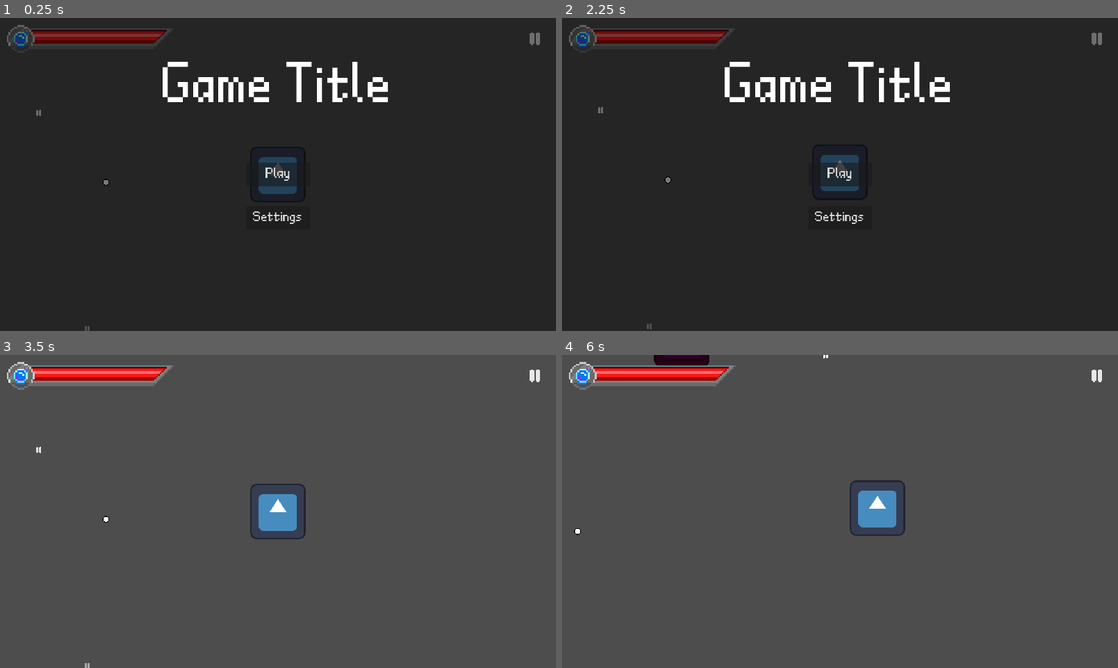
Above: before the commit, frames 1-4 (two rows, left to right).
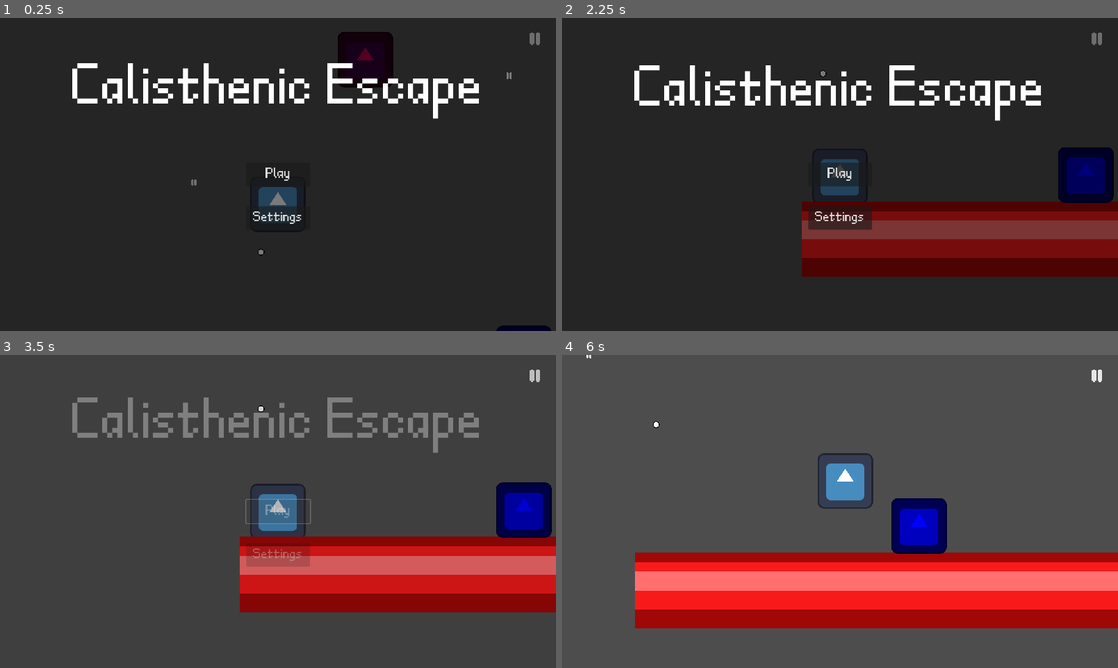
Above: after the commit, the same moments.

Repository: Lelie-l/CompUOLCSSC
Game: Godot game, scene res://Scenes/Levels/level.tscn
Same seed, same stepped clock (60 frames per second), same inputs: the game is played once before the commit and once after it. The engine's default icon, where the game draws it, is replaced by a stand-in: a white triangle on a blue panel in a dark square.
Inputs (mouse positions are in pixels of both pictures, inside the frame that each line leads up to):
- Up to frame 1 (0.25 s): no input
- Up to frame 2 (2.25 s): click (1095, 39) at 0.5 s; click "Settings" at 1.25 s; click "Return" at 2 s
- Up to frame 3 (3.5 s): click "Play" at 2.75 s
- Up to frame 4 (6 s): click (840, 511) at 3.5 s, where only the run after the commit has a clickable "Play"; tap Enter at 4.25 s; move the mouse to (962, 495) at 4.27 s; hold Space (space, bound only after the commit) 4.28-5.03 s; hold D (right) 4.28-5.78 s; tap W (up) at 4.52, 4.55, 4.82, 5.1, 5.27, 5.57 s; move the mouse to (728, 527) at 5.02 s; tap Space (space, bound only after the commit) at 5.3 s; move the mouse to (895, 442) at 5.77 s; hold A (left) from 5.78 s (still down); hold Space (space, bound only after the commit) from 5.78 s (still down)

The runs differ from the first frame. In frame 1, 7.4% of the frame differs, in the area x 1-100%, y 2-100%; in frame 2, 21%; in frame 3, 21%; in frame 4, 27%, in the area x 1-100%, y 0-88%.

Commit message:
Player Movement

Diff:
--- a/Scenes/Levels/level.tscn
+++ b/Scenes/Levels/level.tscn
@@ -14,6 +14,13 @@
 [ext_resource type="PackedScene" uid="uid://dd1fvp6pte6vp" path="res://Scenes/UI/health_bar.tscn" id="9_wn55x"]
 [ext_resource type="Texture2D" uid="uid://dk45kwc4vbwtv" path="res://Sprites/UI/SliderGrabber.png" id="11_ar7cl"]
 [ext_resource type="Texture2D" uid="uid://dwmmgsyfxts1d" path="res://icon.svg" id="12_mmavn"]
+[ext_resource type="Texture2D" uid="uid://cqq4eu1myya7v" path="res://Sprites/UI/HealthBar/HealthBar.png" id="15_n7hkx"]
+
+[sub_resource type="RectangleShape2D" id="RectangleShape2D_lsfkj"]
+size = Vector2(1628, 133)
+
+[sub_resource type="RectangleShape2D" id="RectangleShape2D_l7y7o"]
+size = Vector2(128, 128)
 
 [node name="Level" type="Node2D" node_paths=PackedStringArray("camera", "player", "redflash")]
 script = ExtResource("1_e2dhp")
@@ -22,7 +29,7 @@
 redflash = NodePath("CanvasLayer/RedFlash")
 
 [node name="PlaceHolder (Delete This)" type="Sprite2D" parent="."]
-position = Vector2(-551, -142)
+position = Vector2(-194, 30)
 texture = ExtResource("5_27ox0")
 
 [node name="PauseH" type="Sprite2D" parent="PlaceHolder (Delete This)"]
@@ -44,6 +51,8 @@
 
 [node name="Camera2D" parent="." node_paths=PackedStringArray("player") instance=ExtResource("7_0jc4h")]
 player = NodePath("../Player")
+boundaries = Vector2(5120, 3000)
+max_speed = 1000
 
 [node name="Player" parent="." instance=ExtResource("2_i5rbt")]
 
@@ -52,6 +61,7 @@
 [node name="RedFlash" parent="CanvasLayer" instance=ExtResource("9_f62e1")]
 
 [node name="HealthBar" parent="CanvasLayer" node_paths=PackedStringArray("player") instance=ExtResource("9_wn55x")]
+visible = false
 player = NodePath("../../Player")
 
 [node name="Pause" parent="CanvasLayer" node_paths=PackedStringArray("pause_screen") instance=ExtResource("3_pacft")]
@@ -66,3 +76,24 @@
 
 [node name="Settings" parent="CanvasLayer" instance=ExtResource("4_c3cnt")]
 visible = false
+
+[node name="StaticBody2D" type="StaticBody2D" parent="."]
+
+[node name="Sprite2D" type="Sprite2D" parent="StaticBody2D"]
+position = Vector2(768, 593)
+scale = Vector2(21.9295, 21.6875)
+texture = ExtResource("15_n7hkx")
+
+[node name="CollisionShape2D" type="CollisionShape2D" parent="StaticBody2D"]
+position = Vector2(708, 553)
+shape = SubResource("RectangleShape2D_lsfkj")
+
+[node name="StaticBody2D2" type="StaticBody2D" parent="."]
+position = Vector2(566, 423)
+
+[node name="Sprite2D" type="Sprite2D" parent="StaticBody2D2"]
+modulate = Color(0, 0, 1, 1)
+texture = ExtResource("12_mmavn")
+
+[node name="CollisionShape2D" type="CollisionShape2D" parent="StaticBody2D2"]
+shape = SubResource("RectangleShape2D_l7y7o")
--- a/Scenes/Levels/main_menu.tscn
+++ b/Scenes/Levels/main_menu.tscn
@@ -1,8 +1,44 @@
-[gd_scene load_steps=4 format=3 uid="uid://c1wqsr211losi"]
+[gd_scene load_steps=7 format=3 uid="uid://c1wqsr211losi"]
 
 [ext_resource type="Script" path="res://Scripts/Levels/main_menu.gd" id="1_5ppt0"]
 [ext_resource type="FontFile" uid="uid://bs15oe3x0itwd" path="res://Fonts/test.ttf" id="2_s7nlr"]
 [ext_resource type="PackedScene" uid="uid://gpyo8xrl20b8" path="res://Scenes/UI/text_button.tscn" id="3_wja8w"]
+
+[sub_resource type="Animation" id="Animation_7dgls"]
+resource_name = "play"
+tracks/0/type = "value"
+tracks/0/imported = false
+tracks/0/enabled = true
+tracks/0/path = NodePath(".:modulate")
+tracks/0/interp = 1
+tracks/0/loop_wrap = true
+tracks/0/keys = {
+"times": PackedFloat32Array(0, 1),
+"transitions": PackedFloat32Array(1, 1),
+"update": 0,
+"values": [Color(1, 1, 1, 1), Color(1, 1, 1, 0)]
+}
+
+[sub_resource type="Animation" id="Animation_7r3fs"]
+length = 0.001
+tracks/0/type = "value"
+tracks/0/imported = false
+tracks/0/enabled = true
+tracks/0/path = NodePath(".:modulate")
+tracks/0/interp = 1
+tracks/0/loop_wrap = true
+tracks/0/keys = {
+"times": PackedFloat32Array(0),
+"transitions": PackedFloat32Array(1),
+"update": 0,
+"values": [Color(1, 1, 1, 1)]
+}
+
+[sub_resource type="AnimationLibrary" id="AnimationLibrary_r23no"]
+_data = {
+"RESET": SubResource("Animation_7r3fs"),
+"play": SubResource("Animation_7dgls")
+}
 
 [node name="MainMenu" type="ColorRect"]
 process_mode = 3
@@ -14,6 +50,46 @@
 color = Color(0, 0, 0, 0.521569)
 script = ExtResource("1_5ppt0")
 
+[node name="Cover1" type="TextureRect" parent="."]
+layout_mode = 1
+anchors_preset = 15
+anchor_right = 1.0
+anchor_bottom = 1.0
+grow_horizontal = 2
+grow_vertical = 2
+
+[node name="Cover2" type="TextureRect" parent="."]
+layout_mode = 1
+anchors_preset = 15
+anchor_right = 1.0
+anchor_bottom = 1.0
+grow_horizontal = 2
+grow_vertical = 2
+
+[node name="Cover3" type="TextureRect" parent="."]
+layout_mode = 1
+anchors_preset = 15
+anchor_right = 1.0
+anchor_bottom = 1.0
+grow_horizontal = 2
+grow_vertical = 2
+
+[node name="Cover4" type="TextureRect" parent="."]
+layout_mode = 1
+anchors_preset = 15
+anchor_right = 1.0
+anchor_bottom = 1.0
+grow_horizontal = 2
+grow_vertical = 2
+
+[node name="Cover5" type="TextureRect" parent="."]
+layout_mode = 1
+anchors_preset = 15
+anchor_right = 1.0
+anchor_bottom = 1.0
+grow_horizontal = 2
+grow_vertical = 2
+
 [node name="Title" type="Label" parent="."]
 layout_mode = 1
 anchors_preset = 8
@@ -21,15 +97,15 @@
 anchor_top = 0.5
 anchor_right = 0.5
 anchor_bottom = 0.5
-offset_left = -421.0
+offset_left = -640.0
 offset_top = -260.0
-offset_right = 421.0
+offset_right = 640.0
 offset_bottom = -131.0
 grow_horizontal = 2
 grow_vertical = 2
 theme_override_fonts/font = ExtResource("2_s7nlr")
 theme_override_font_sizes/font_size = 128
-text = "Game Title"
+text = "Calisthenic Escape"
 horizontal_alignment = 1
 
 [node name="Play" parent="." instance=ExtResource("3_wja8w")]
@@ -41,5 +117,11 @@
 offset_bottom = 127.0
 text = "Settings"
 
+[node name="AnimationPlayer" type="AnimationPlayer" parent="."]
+libraries = {
+"": SubResource("AnimationLibrary_r23no")
+}
+
 [connection signal="button_up" from="Play" to="." method="_on_play_button_up"]
 [connection signal="button_up" from="Settings" to="." method="_on_settings_button_up"]
+[connection signal="animation_finished" from="AnimationPlayer" to="." method="_on_animation_player_animation_finished"]
--- a/Scripts/Global.gd
+++ b/Scripts/Global.gd
@@ -1,4 +1,6 @@
 extends Node
+
+var main_menu = true
 
 var node_parent = null
 var player = null
--- a/Scripts/Levels/main_menu.gd
+++ b/Scripts/Levels/main_menu.gd
@@ -2,8 +2,35 @@
 
 @export var settings:Control
 
+var cover_pos = []
+
+var time:float = 0.0
+
+signal started
+
+func _ready() -> void:
+	cover_pos.append($Cover1.position)
+	cover_pos.append($Cover2.position)
+	cover_pos.append($Cover3.position)
+	cover_pos.append($Cover4.position)
+	cover_pos.append($Cover5.position)
+
 func play() -> void:
-	hide()
+	Global.main_menu = false
+	started.emit()
+	$AnimationPlayer.play("play")
+
+func _process(delta: float) -> void:
+	time += delta
+	$Title.position.y = sin(time)*10 + 100
+
+	var mouse_pos = get_global_mouse_position() - Vector2(DisplayServer.screen_get_size())/2
+
+	$Cover1.position = cover_pos[0] - mouse_pos * 0.01
+	$Cover2.position = cover_pos[1] - mouse_pos * 0.021
+	$Cover3.position = cover_pos[2] - mouse_pos * 0.0234
+	$Cover4.position = cover_pos[3] - mouse_pos * 0.06
+	$Cover5.position = cover_pos[4] - mouse_pos * 0.2
 
 func _on_play_button_up() -> void:
 	play()
@@ -11,3 +38,7 @@
 func _on_settings_button_up() -> void:
 	if is_instance_valid(settings):
 		settings.show()
+
+
+func _on_animation_player_animation_finished(_anim_name: StringName) -> void:
+	hide()
--- a/Scripts/Objects/player.gd
+++ b/Scripts/Objects/player.gd
@@ -1,13 +1,16 @@
 extends CharacterBody2D
 
 # Exports
-@export var max_speed:int = 200
-@export var acceleration:float = 8
+@export var max_speed:int = 400
+@export var coyote_time :float= 0.15
+@export var acceleration:float = 16
 @export var max_health:int = 100
 
 # Movement Variables
 var dir := Vector2.ZERO
 var speed:float = 200
+var time_from_land = 0
+var jump_time = 0
 
 # Player Properties
 var health:int = 100
@@ -22,9 +25,28 @@
 
 func _physics_process(delta: float) -> void:
 	# Handles Direction and Player Input
-	var target_dir = Vector2(Input.get_axis("left", "right"), Input.get_axis("up", "down"))
-	dir = dir.move_toward(target_dir, delta*acceleration)
+	var target_dir = Vector2.ZERO
+	target_dir.x = Input.get_axis("left", "right")
+	dir.x = move_toward(dir.x, target_dir.x, delta*acceleration)
 
+	if is_on_floor():
+		time_from_land = 0
+		dir.y = 0
+	else:
+		time_from_land += delta
+		dir.y += 2400*delta
+
+	print(jump_time)
+	if Input.is_action_pressed("space"):
+		if time_from_land < coyote_time:
+			jump_time += delta*10
+			jump_time = min(jump_time, 1)
+			dir.y -= 340 - 340*(jump_time)
+			print(dir.y)
+		else:
+			jump_time = 0
+
+	#yaser252
 	# Handles Horizontal Sprite Flipping
 	if dir.x > 0:
 		$Sprite.flip_h = false
@@ -32,7 +54,7 @@
 		$Sprite.flip_h = true
 
 	# Handles Final Movement
-	velocity = dir * speed
+	velocity = Vector2(dir.x * speed, dir.y)
 	move_and_slide()
 
 func hit(dmg:int):
--- a/Scripts/audio_handler.gd
+++ b/Scripts/audio_handler.gd
@@ -14,8 +14,8 @@
 	if audio_variety.size() >= 1:
 		file_name = "res://Audio/" + audioname + "/" + audio_variety.pick_random() + ".wav"
 	if !FileAccess.file_exists(file_name):
-		print("Audio name [" + file_name + "] does not exist")
-		return
+		pass
+		#print("Audio name [" + file_name + "] does not exist")
 	var node_instance = audionode.instantiate()
 	node_instance.stream = load(file_name)
 	if pitch_random:
--- a/project.godot
+++ b/project.godot
@@ -49,6 +49,11 @@
 "events": [Object(InputEventKey,"resource_local_to_scene":false,"resource_name":"","device":-1,"window_id":0,"alt_press …(192 unchanged characters)…
 ]
 }
+space={
+"deadzone": 0.5,
+"events": [Object(InputEventKey,"resource_local_to_scene":false,"resource_name":"","device":-1,"window_id":0,"alt_pressed":false,"shift_pressed":false,"ctrl_pressed":false,"meta_pressed":false,"pressed":false,"keycode":0,"physical_keycode":32,"key_label":0,"unicode":32,"location":0,"echo":false,"script":null)
+]
+}
 
 [rendering]
 
Not shown, added: Audio/box tumble.wav.import
Not shown, added: Audio/jump.wav.import
Not shown, added: Audio/level up.wav.import
Not shown, added: Audio/powerUp.wav.import
Not shown: 1 places in Scenes/Levels/level.tscn that only renumber resources
Binary file added: Sprites/Objects/New Piskel (2).png
Not shown, added: Sprites/Objects/New Piskel (2).png.import
Binary file added: Sprites/Objects/pixil-frame-0.png
Not shown, added: Sprites/Objects/pixil-frame-0.png.import
Not shown, added: Audio/box tumble.wav
Not shown, added: Audio/jump.wav
Not shown, added: Audio/level up.wav
(and 1 more such lines)
